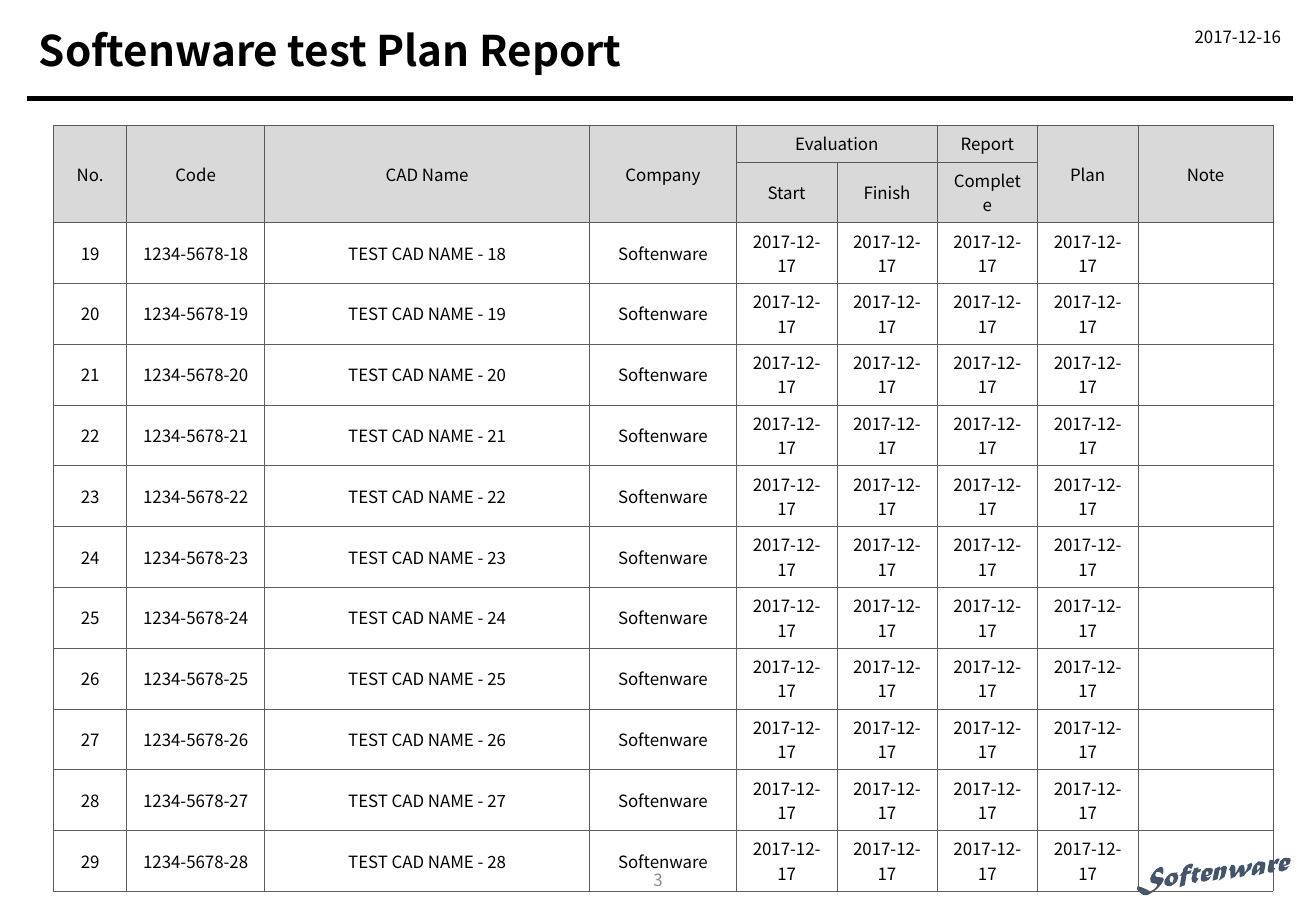
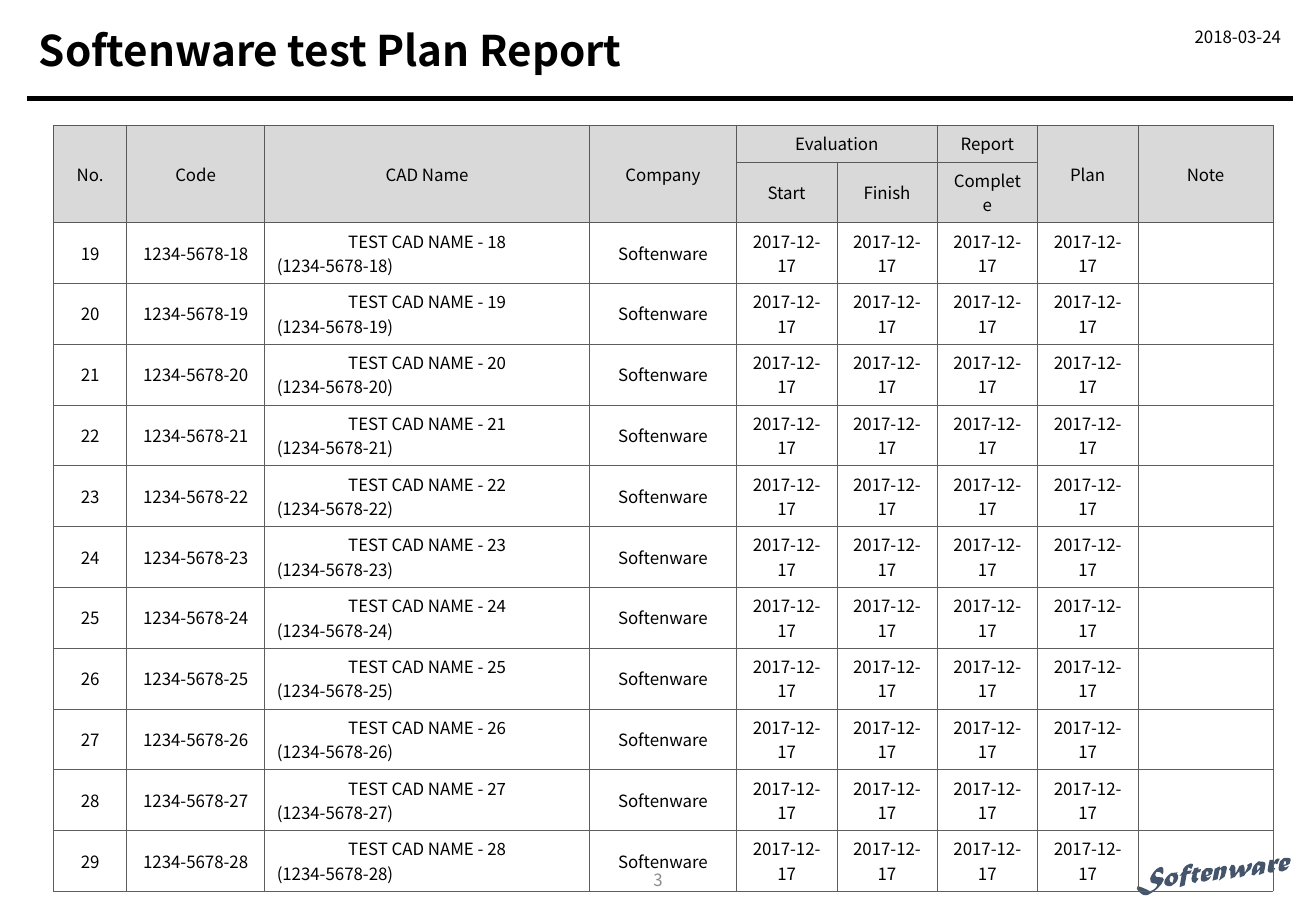
Before and after one commit to ksc0524/SoftenReporterSamples, a slide deck: slide 3 of SoftenReporterSamples/samples/result/Report-Result-fromKsonInput.pptx. Drawn at 1316x911 pixels with LibreOffice and Linux fonts; fonts in the diff are those of the drawing. Boxes give left, top, right and bottom in pixels: in the first picture for what was removed or moved away, otherwise in the second. Text is boxed around its words. In the diff, an @@ line names an element or a change of style, - is before the commit and + after.

```diff
--- a/SoftenReporterSamples/samples/result/Report-Result-fromKsonInput.pptx
+++ b/SoftenReporterSamples/samples/result/Report-Result-fromKsonInput.pptx
@@ text at box(1195, 30, 1281, 44): text changed @@
-2017-12-16
+2018-03-24
@@ table at box(53, 125, 1276, 887) @@
-row 3, column 3: TEST CAD NAME - 18
+row 3, column 3: TEST CAD NAME - 18 / (1234-5678-18)
-row 4, column 3: TEST CAD NAME - 19
+row 4, column 3: TEST CAD NAME - 19 / (1234-5678-19)
-row 5, column 3: TEST CAD NAME - 20
+row 5, column 3: TEST CAD NAME - 20 / (1234-5678-20)
-row 6, column 3: TEST CAD NAME - 21
+row 6, column 3: TEST CAD NAME - 21 / (1234-5678-21)
-row 7, column 3: TEST CAD NAME - 22
+row 7, column 3: TEST CAD NAME - 22 / (1234-5678-22)
-row 8, column 3: TEST CAD NAME - 23
+row 8, column 3: TEST CAD NAME - 23 / (1234-5678-23)
-row 9, column 3: TEST CAD NAME - 24
+row 9, column 3: TEST CAD NAME - 24 / (1234-5678-24)
-row 10, column 3: TEST CAD NAME - 25
+row 10, column 3: TEST CAD NAME - 25 / (1234-5678-25)
-row 11, column 3: TEST CAD NAME - 26
+row 11, column 3: TEST CAD NAME - 26 / (1234-5678-26)
-row 12, column 3: TEST CAD NAME - 27
+row 12, column 3: TEST CAD NAME - 27 / (1234-5678-27)
-row 13, column 3: TEST CAD NAME - 28
+row 13, column 3: TEST CAD NAME - 28 / (1234-5678-28)
```
Also in this commit, not shown: 10 other slides changed, 11 other files.
